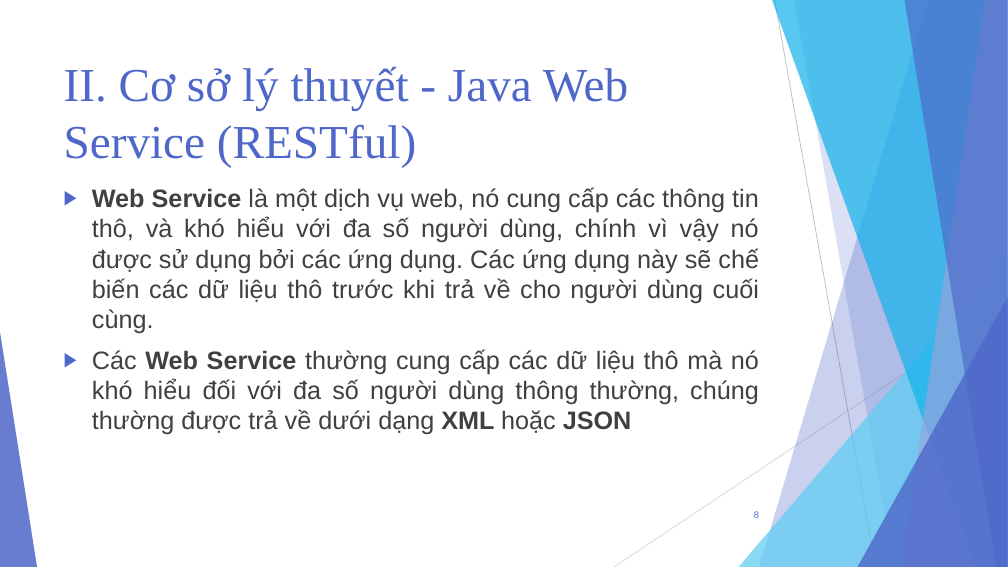
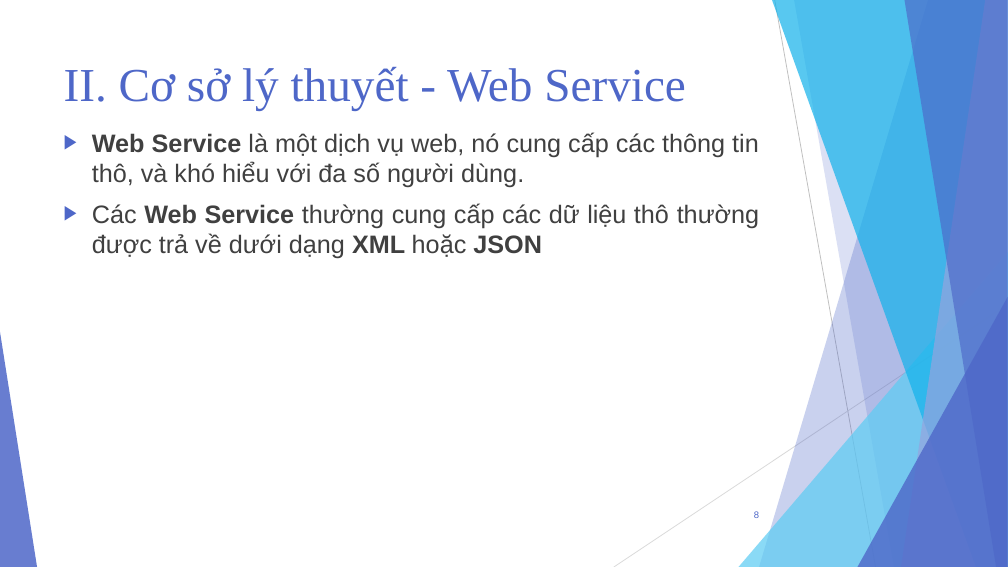
Before and after one commit to TMTAI/Android, a slide deck: slide 8 of Presentation-LuanVan.pptx. Drawn at 1008x567 pixels with LibreOffice and Linux fonts; fonts in the diff are those of the drawing. Boxes give left, top, right and bottom in pixels: in the first picture for what was removed or moved away, otherwise in the second. Text is boxed around its words. In the diff, an @@ line names an element or a change of style, - is before the commit and + after.

```diff
--- a/Presentation-LuanVan.pptx
+++ b/Presentation-LuanVan.pptx
@@ title at box(64, 67, 686, 110): text changed @@
-II. Cơ sở lý thuyết - Java Web Service (RESTful)
+II. Cơ sở lý thuyết - Web Service
@@ text at box(92, 132, 759, 258): text changed @@
-▶ Web Service là một dịch vụ web, nó cung cấp các thông tin thô, và khó hiểu với đa số người dùng, chính vì vậy nó được sử dụng bởi các ứng dụng. Các ứng dụng này sẽ chế biến các dữ liệu thô trước khi trả về cho người dùng cuối cùng.
-▶ Các Web Service thường cung cấp các dữ liệu thô mà nó khó hiểu đối với đa số người dùng thông thường, chúng thường được trả về dưới dạng XML hoặc JSON
+▶ Web Service là một dịch vụ web, nó cung cấp các thông tin thô, và khó hiểu với đa số người dùng.
+▶ Các Web Service thường cung cấp các dữ liệu thô thường được trả về dưới dạng XML hoặc JSON
```
Also in this commit, not shown: 14 other slides changed, 11 slides added, 7 slides removed, 19 other files.
